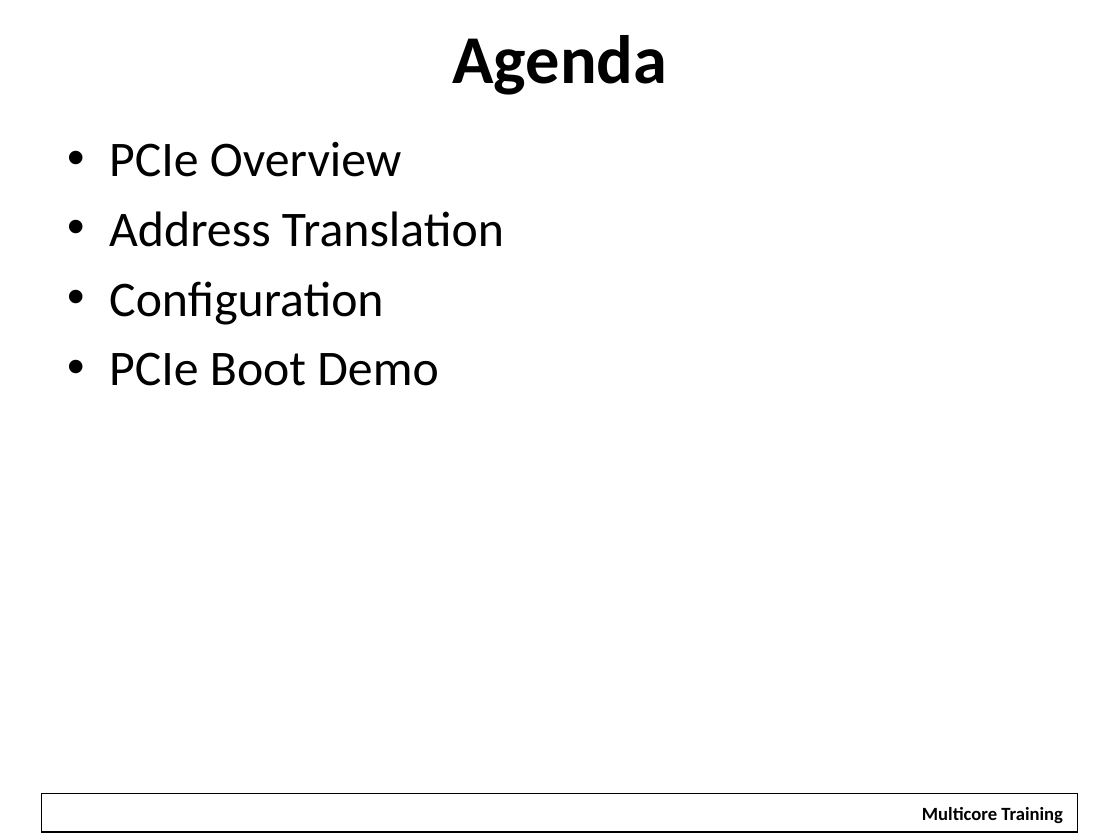
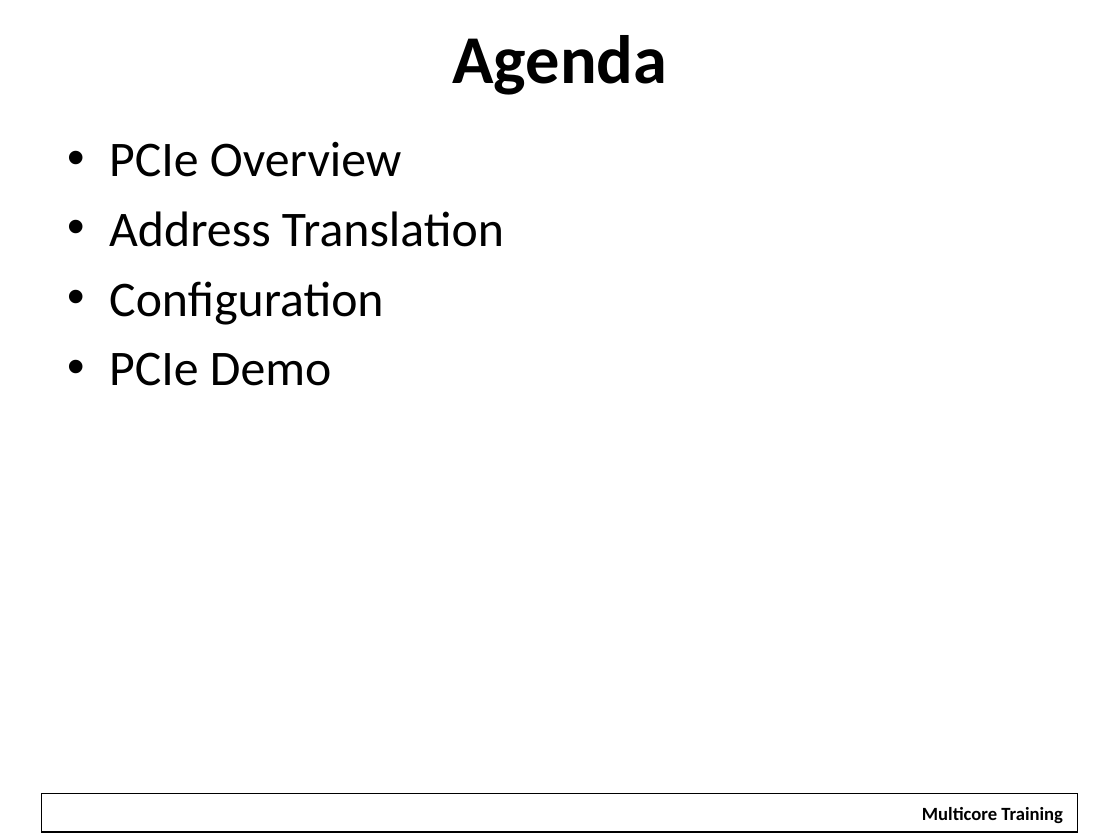
Before and after one commit to hari1989/keystone-workshop, a slide deck: slide 2 of slides/KeyStone PCI Express.pptx. Drawn at 1120x840 pixels with LibreOffice and Linux fonts; fonts in the diff are those of the drawing; background and template pictures are left out. Boxes give left, top, right and bottom in pixels: in the first picture for what was removed or moved away, otherwise in the second. Text is boxed around its words. In the diff, an @@ line names an element or a change of style, - is before the commit and + after.

```diff
--- a/slides/KeyStone PCI Express.pptx
+++ b/slides/KeyStone PCI Express.pptx
@@ text at <box>109,352,331,386</box>: text changed @@
-• PCIe Boot Demo
+• PCIe Demo
```
Also in this commit, not shown: 9 other slides changed, 5 slides added, 6 slides removed.
